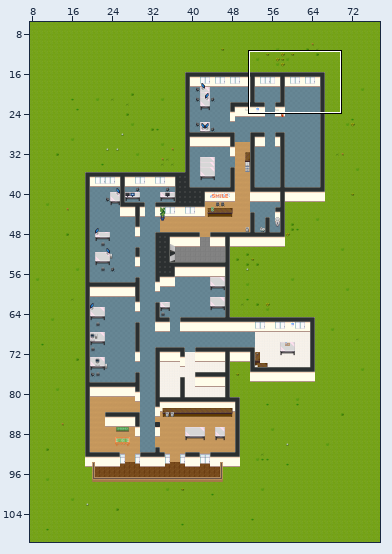
Two versions of a level (Tiled map (JSON), maps/lyon_agency.json). The first picture is a wide view before the edit; the outline marks the close-up.
Close-up. Old version:
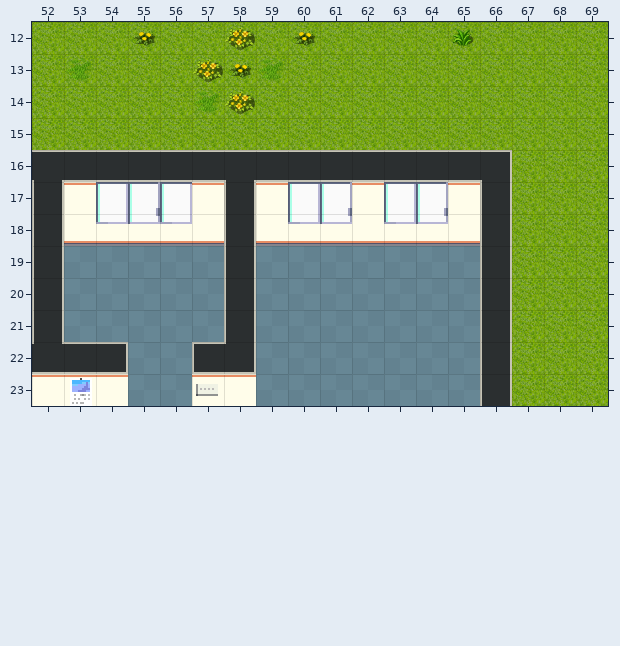
Cells are 32x32 px. Shown: x 52..69, y 12..23. The commit also changed other parts of the map, which this record leaves out.
New version:
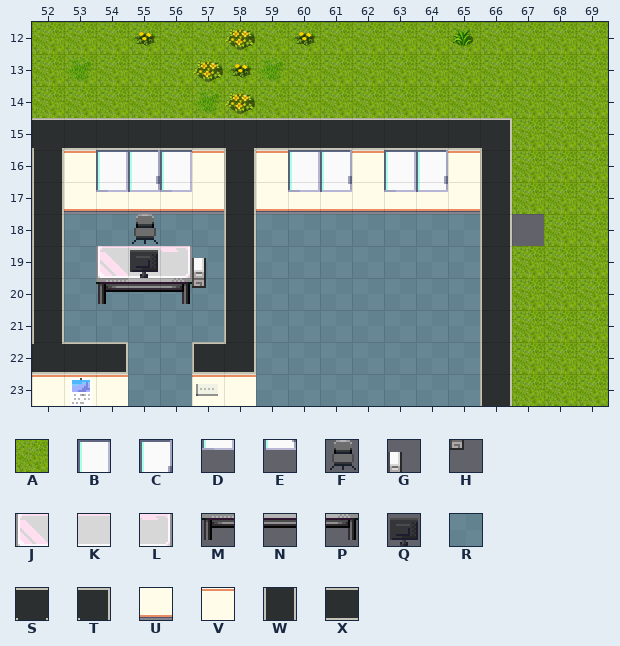
Key: from "custom_outdoor_1": A 0; from "office_1": B 28, C 29, D 44, E 45, F 112, G 133, H 149, J 155, K 156, L 157, M 171, N 172, P 173, Q 243; from "office_2": R 1, S 8, T 9, U 13, V 14, W 19, X 32.
_ is an empty cell, # one hidden under a higher layer.
Difference:
{"where": "layer \"ground 1\""}
{"y":18,"x":67,"old":"A","new":"_"}
{"where": "layer \"ground 2\""}
{"y":15,"x":52,"old":"_______________","new":"SXXXXXSXXXXXXXT"}
{"y":16,"x":52,"old":"SXXXXXSXXXXXXXT","new":"WV###VWV##V##VW"}
{"y":17,"x":53,"old":"V###V","new":"UUUUU"}
{"y":17,"x":59,"old":"V##V##V","new":"UUUUUUU"}
{"y":18,"x":53,"old":"UUUUU","new":"RRRRR"}
{"y":18,"x":59,"old":"UUUUUUU","new":"RRRRRRR"}
{"where": "layer \"layer 1\""}
{"y":16,"x":54,"old":"___","new":"BCB"}
{"y":16,"x":60,"old":"__","new":"BC"}
{"y":16,"x":63,"old":"__","new":"BC"}
{"y":17,"x":54,"old":"BCB","new":"DED"}
{"y":17,"x":60,"old":"BC","new":"DE"}
{"y":17,"x":63,"old":"BC","new":"DE"}
{"y":18,"x":54,"old":"DED","new":"_F_"}
{"y":18,"x":60,"old":"DE","new":"__"}
{"y":18,"x":63,"old":"DE","new":"__"}
{"y":19,"x":54,"old":"___","new":"JKL"}
{"y":20,"x":54,"old":"___","new":"MNP"}
{"where": "layer \"layer 2\""}
{"y":19,"x":55,"old":"_","new":"Q"}
{"y":19,"x":57,"old":"_","new":"G"}
{"y":20,"x":57,"old":"_","new":"H"}
{"label":"changed","picture_box":[32,118,512,304]}
{"label":"removed","picture_box":[512,214,544,246]}
